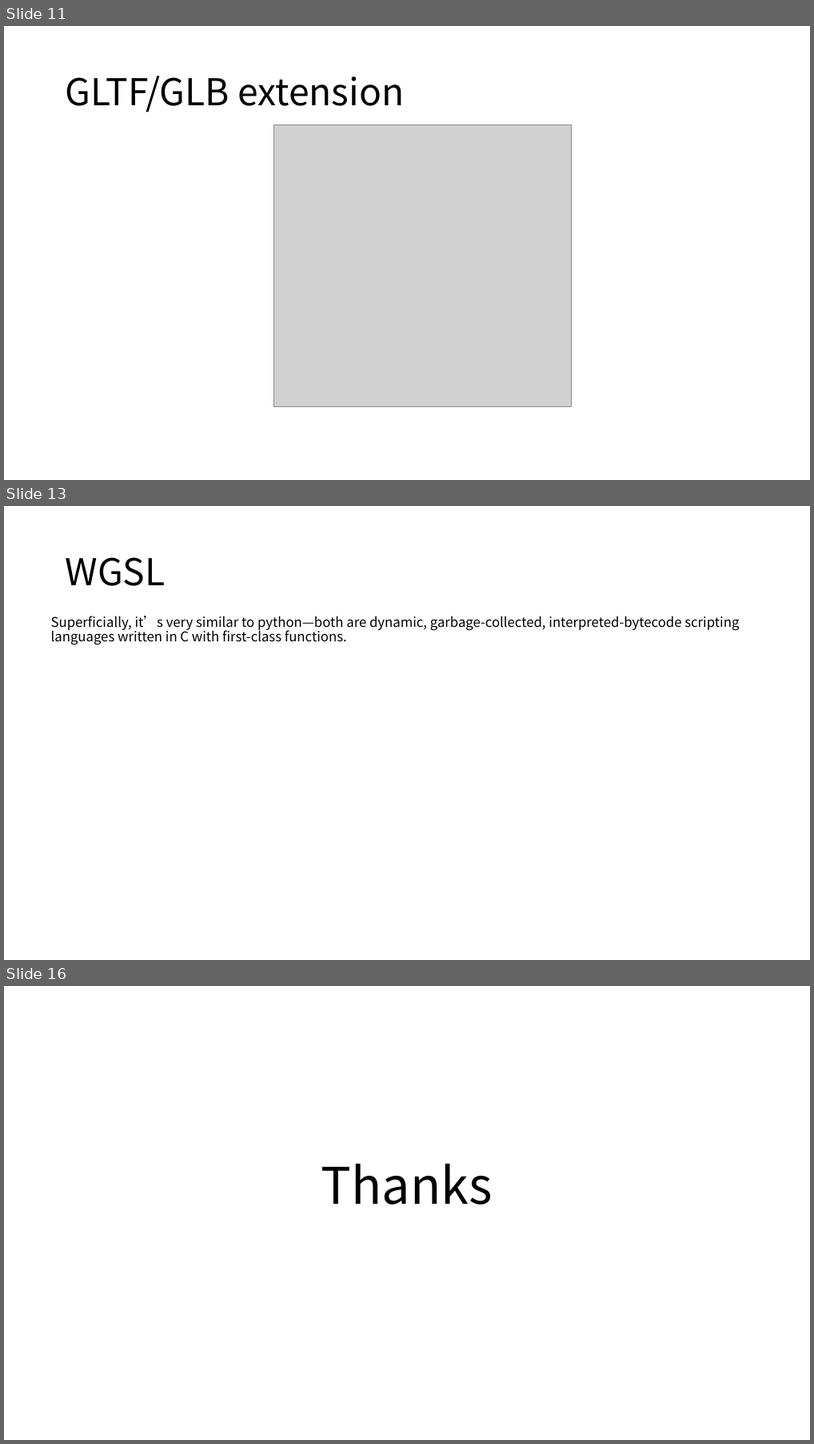
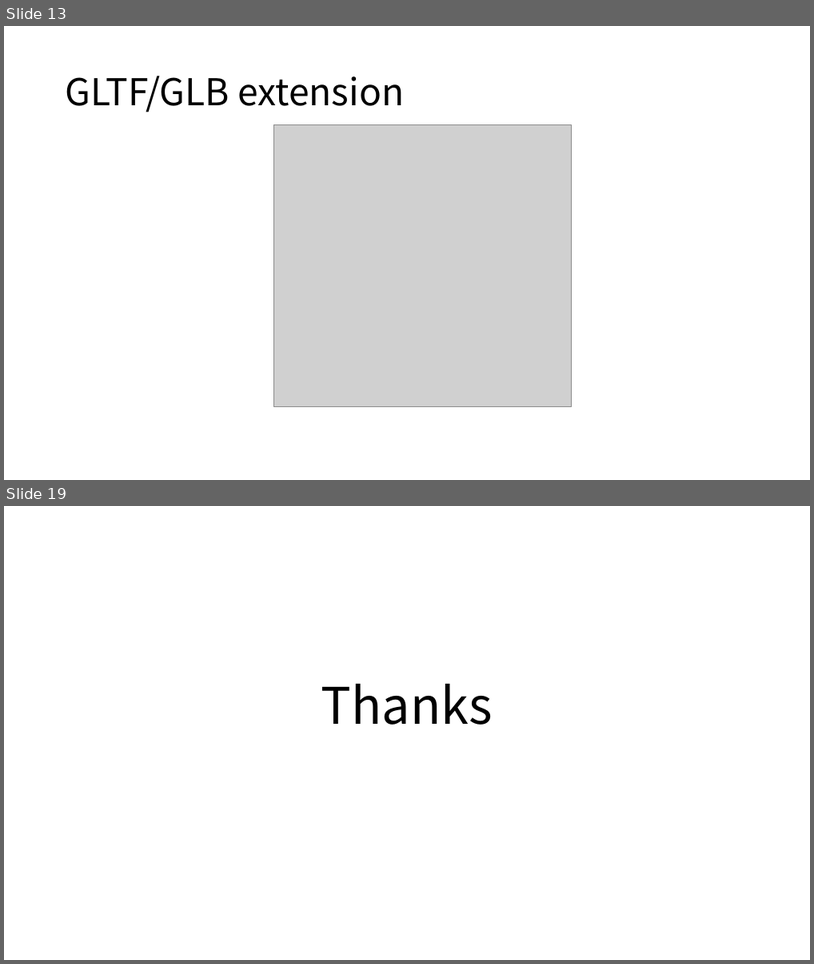
Before and after one commit to boycececil666gmailcom/webgpu-renderer, a slide deck: WebGPU Renderer.pptx. Shown one above the other, each under a label of ours: slides 11, 13 and 16 before the commit, slides 13 and 19 after it; the slides between them are not shown. The pictures are 814x1444 and 814x964 pixels, drawn with LibreOffice and Linux fonts; fonts in the diff are those of the drawing; grey boxes stand for pictures. Boxes give left, top, right and bottom in pixels: in the first picture for what was removed or moved away, otherwise in the second. Text is boxed around its words. In the diff, an @@ line names an element or a change of style, - is before the commit and + after.

```diff
--- a/WebGPU Renderer.pptx
+++ b/WebGPU Renderer.pptx
@@ slide 13 removed at bbox=[4, 506, 810, 960], background #FFFFFF @@
@@ title removed at bbox=[66, 557, 166, 586] @@
-WGSL
@@ text removed at bbox=[51, 616, 739, 645] @@
-Superficially, it’s very similar to python—both are dynamic, garbage-collected, interpreted-bytecode scripting languages written in C with first-class functions.
@@ what was slide 11 is now slide 13 @@
@@ what was slide 16 is now slide 19 @@
```
Also in this commit, not shown: 8 slides changed, 4 slides added, 40 other files.
